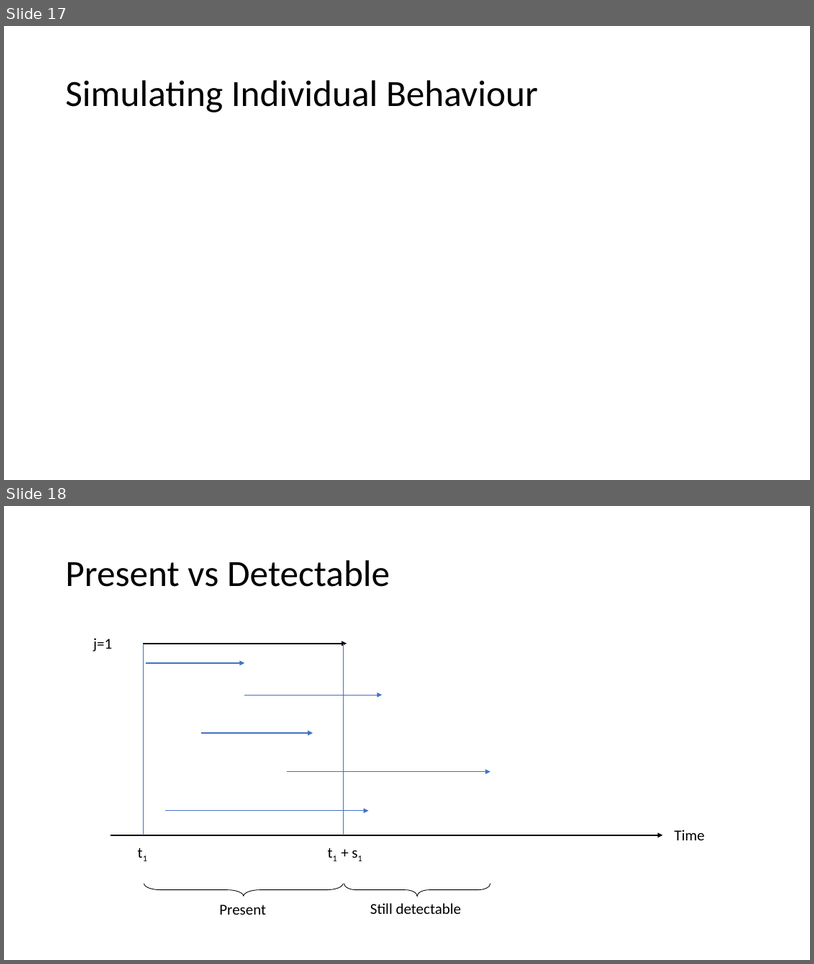
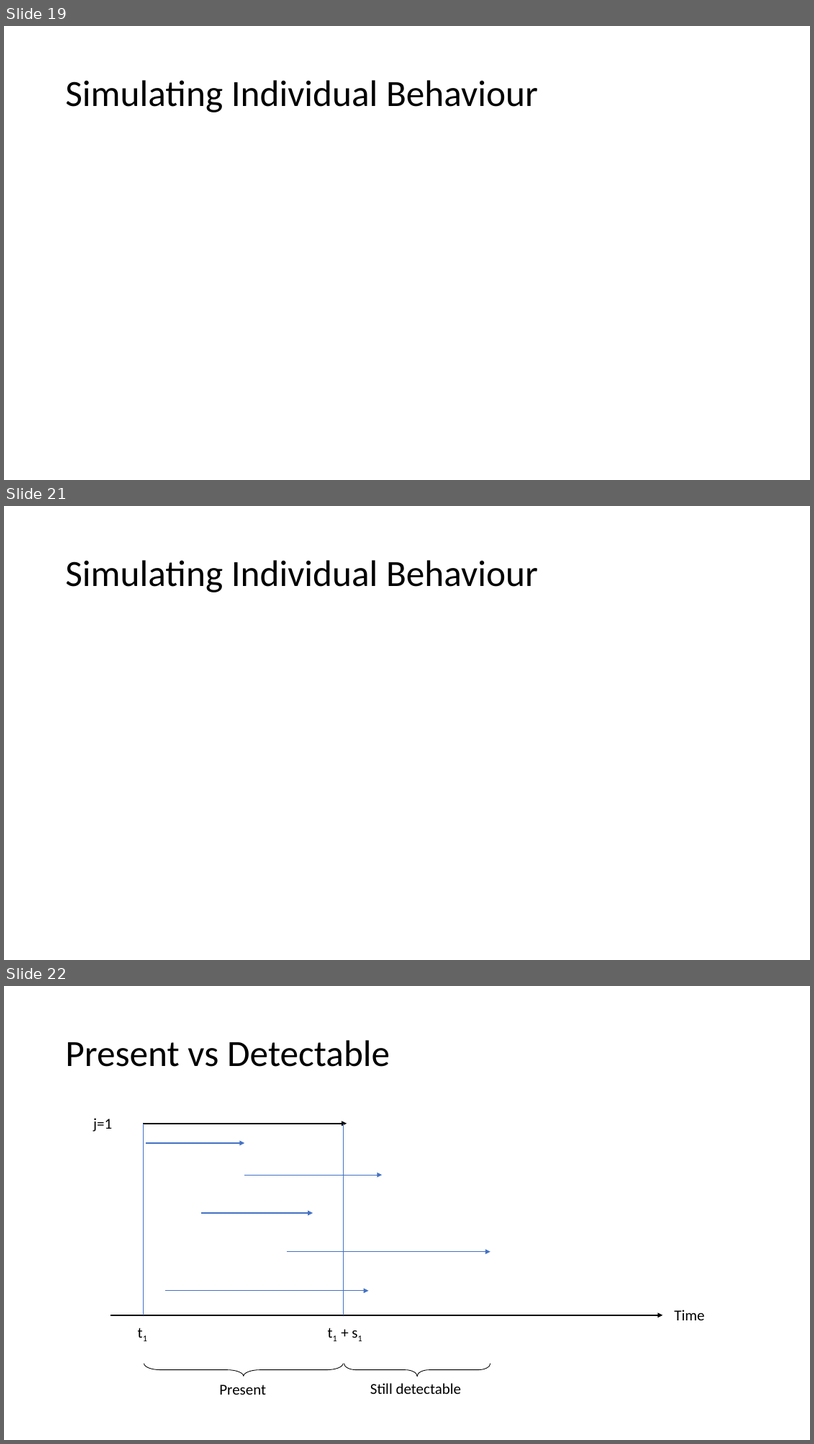
Before and after one commit to thomasmcf/dissertation, a slide deck: presentation.pptx. Shown one above the other, each under a label of ours: slides 17 and 18 before the commit, slides 19, 21 and 22 after it; the slides between them are not shown. The pictures are 814x964 and 814x1444 pixels, drawn with LibreOffice and Linux fonts; fonts in the diff are those of the drawing; grey boxes stand for pictures. Boxes give left, top, right and bottom in pixels: in the first picture for what was removed or moved away, otherwise in the second. Text is boxed around its words. In the diff, an @@ line names an element or a change of style, - is before the commit and + after.

```diff
--- a/presentation.pptx
+++ b/presentation.pptx
@@ slide 21 added at (4,506,810,960), background #FFFFFF @@
@@ title added at (65,560,538,592), 44 pt, text #000000 @@
+Simulating Individual Behaviour
@@ what was slide 17 is now slide 19 @@
@@ what was slide 18 is now slide 22 @@
```
Also in this commit, not shown: 3 slides changed, 3 other slides added, 1 other file.
